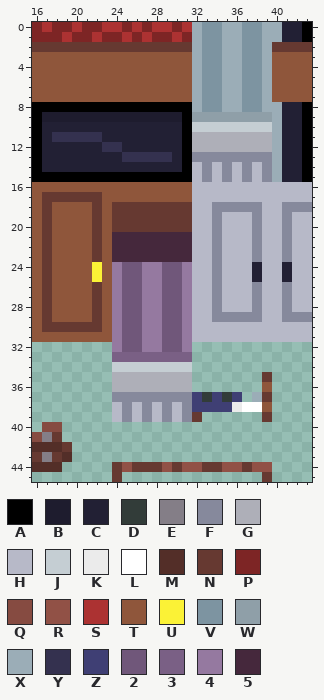
A pixel-art file gets an edit: art/tiles.aseprite. The first picture shows the starting point.
128x128 pixels, 1 frame. Colours within 5 levels of each other are drawn and written as one. Shown: x 16..43, y 0..45.
Palette (. is transparent): A #000000  B #1e1c2e  C #222034  D #323c39  E #847e87  F #86899c  G #aeafb8  H #b7b9c8  J #c5ced3  K #ebebeb  L #ffffff  M #532e28  N #663931  P #7d2525  Q #864b41  R #915146  S #ac3232  T #8f563b  U #fbf236  V #7d94a1  W #8f9fa8  X #9badb7  Y #34314f  Z #3f3f74  2 #70577a  3 #7a6085  4 #9579a0  5 #45283c
And afterwards:
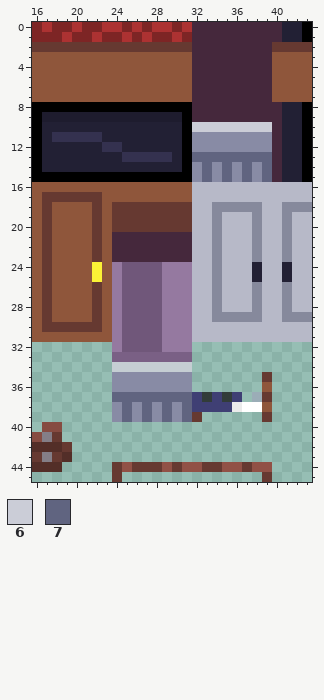
Colours new in this view: 6 #cbcdd7  7 #606480
Change:
Colour G changes from #aeafb8 to #888ba5.
Colour 4 becomes colour 2 in rows 24 to 32 at x 27 to 28.
Colour 2 becomes colour 4 in rows 24 to 32 at x 29 to 30.
Colour V becomes colour 5 in rows 0 to 8 at x 33 to 34 and 37 to 38.
Colour W becomes colour 5 in row 9 at x 32 to 39.
Colour X becomes colour 5 in rows 0 to 1 at x 32, 35 to 36 and 39 to 40; in rows 2 to 7 at x 32, 35 to 36 and 39; in row 8 at x 32, 35 to 36 and 39 to 40; in rows 9 to 15 at x 40.
Colour J becomes colour 6 in row 10 at x 32 to 39.
Colour F becomes colour 7 in row 13 at x 32 to 39; in rows 14 to 15 at x 33, 35, 37 and 39; in row 37 at x 24 to 31; in rows 38 to 39 at x 25, 27, 29 and 31.
Colour H becomes colour G in rows 14 to 15 at x 32, 34, 36 and 38; in rows 38 to 39 at x 24, 26, 28 and 30.
Boxes around the changes in both pictures, in picture pixels (x1, y1, x2, y2):
changed: (192, 22, 282, 182)
changed: (112, 262, 192, 422)
